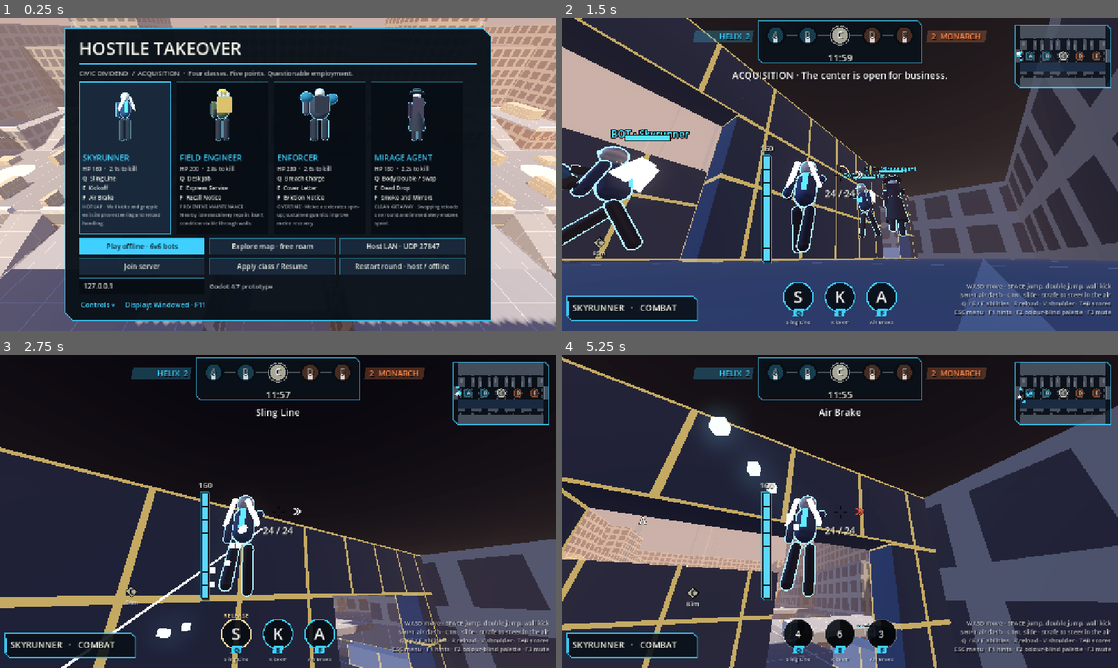
Above: before the commit, frames 1-4 (two rows, left to right).
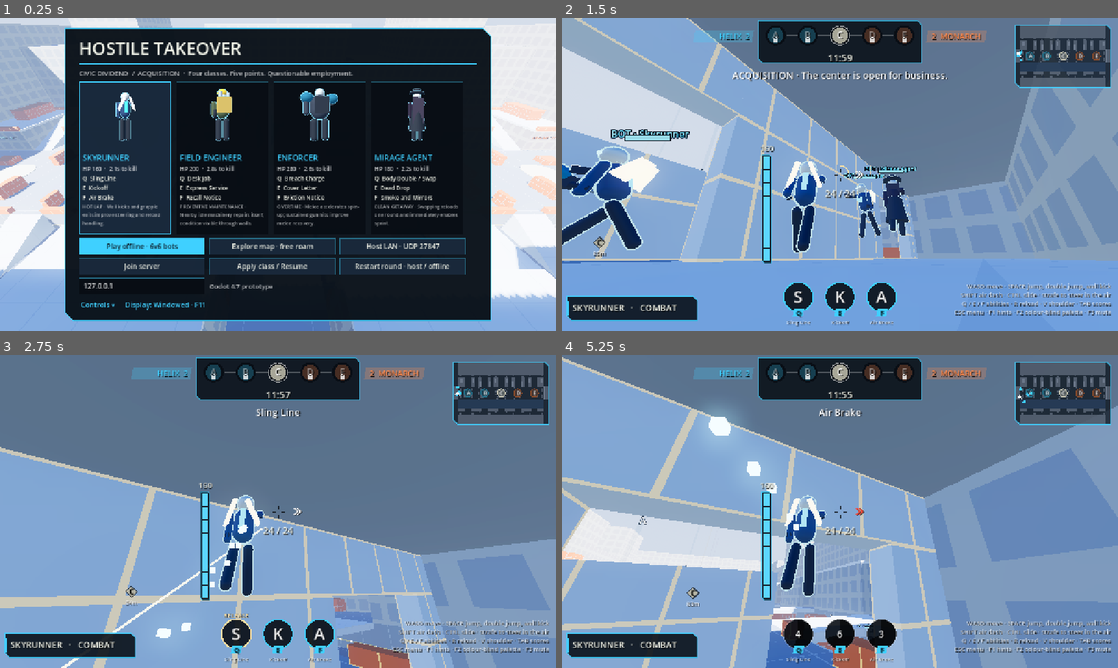
Above: after the commit, the same moments.

Repository: slimefromdq/hostile-takeover
Game: Godot game, scene res://scenes/main.tscn
Same seed, same stepped clock (60 frames per second), same inputs: the game is played once before the commit and once after it.
Inputs (mouse positions are in pixels of both pictures, inside the frame that each line leads up to):
- Up to frame 1 (0.25 s): no input
- Up to frame 2 (1.5 s): click "Play offline · 6v6 bots" at 0.5 s; tap Enter at 1.25 s; move the mouse to (867, 174) at 1.27 s; hold W (forward) from 1.28 s (still down); hold Right mouse button (alt) from 1.28 s (still down); click (867, 174) at 1.42 s
- Up to frame 3 (2.75 s): keep holding W (forward); tap Space (jump) at 1.52, 2.27 s; move the mouse to (250, 511) at 2.02 s; release Right mouse button (alt) at 2.03 s; tap Q (ability1) at 2.1 s; right-click (250, 511) at 2.3 s
- Up to frame 4 (5.25 s): keep holding W (forward); move the mouse to (851, 505) at 2.77 s; hold Right mouse button (alt) 2.78-3.53 s; tap E (ability2) at 2.85 s; move the mouse to (834, 517) at 3.52 s; tap F (ability3) at 3.6 s; click (834, 517) at 3.67 s; tap Space (jump) at 3.77, 4.52 s; right-click (834, 517) at 3.8 s; move the mouse to (878, 514) at 4.27 s; hold Right mouse button (alt) 4.28-5.03 s; move the mouse to (795, 508) at 5.02 s; tap Shift (dash) at 5.1 s

The runs differ from the first frame. In frame 1, 27% of the frame differs, in the area x 0-100%, y 0-100%; in frame 2, 87%; in frame 3, 89%; in frame 4, 89%.

Commit message:
Forward+ renderer, bright-day environment and white/orange palette
Switch to Forward+, add Visuals.PAL, rebuild the environment (blue sky, hard sun,
ACES, bloom, SSAO/SSIL when on Forward+) and recolour the map palette.

Co-Authored-By: Claude Sonnet 5.5 <noreply@anthropic.com>
Claude-Session: https://claude.ai/code/session_01WwMGMuDcACn8uP4tnVV4nx

Diff:
--- a/HostileTakeover/project.godot
+++ b/HostileTakeover/project.godot
@@ -12,7 +12,7 @@
 
 config/name="Hostile Takeover"
 run/main_scene="res://scenes/main.tscn"
-config/features=PackedStringArray("4.7", "GL Compatibility")
+config/features=PackedStringArray("4.7", "Forward Plus")
 
 [display]
 
@@ -25,5 +25,5 @@
 
 [rendering]
 
-renderer/rendering_method="gl_compatibility"
+renderer/rendering_method="forward_plus"
 environment/defaults/default_clear_color=Color(0.055, 0.075, 0.11, 1)
--- a/HostileTakeover/scripts/map_layout.gd
+++ b/HostileTakeover/scripts/map_layout.gd
@@ -16,17 +16,18 @@
 const DEPOT_LIMIT := 83.0
 const TEST_LANE := Vector3(-20, 0.05, 0)
 
-const ROAD := Color("5c656f")
-const PAVE := Color("78818a")
-const ROOF := Color("737b84")
-const TRENCH := Color("4f5963")
-const COOL := Color("3a5a78")
-const WARM := Color("7d4f48")
-const NEUTRAL := Color("5d6270")
-const COVER := Color("b3a27c")
-const TOWER_COOL := Color("2f4458")
-const TOWER_WARM := Color("5e3f3d")
-const RAIL := Color("c9d0d4")
+# Palette (see Visuals.PAL): clean white/grey masses, one hot accent. Helix/Monarch halves keep a faint cool/warm tint.
+const ROAD := Color("8a929a")
+const PAVE := Color("dfe3e6")
+const ROOF := Color("e8eaec")
+const TRENCH := Color("5f6b7a")
+const COOL := Color("d6e2ee")
+const WARM := Color("eed9d0")
+const NEUTRAL := Color("e4e6e8")
+const COVER := Color("ff6a2b")
+const TOWER_COOL := Color("dbe5ef")
+const TOWER_WARM := Color("efe0d8")
+const RAIL := Color("ff6a2b")
 
 static func points() -> Array[Vector3]:
 	var out: Array[Vector3] = []
--- a/HostileTakeover/scripts/visuals.gd
+++ b/HostileTakeover/scripts/visuals.gd
@@ -8,6 +8,18 @@
 const HELIX := Color("3fd0ff")
 const MONARCH := Color("ff8a4c")
 const NEUTRAL := Color("d8d6c0")
+# Art direction palette: bright day, white masses, one hot accent, cobalt secondary, yellow guidance.
+const PAL := {
+	"white": Color("eceef0"),
+	"grey": Color("b7bcc2"),
+	"dark": Color("3a4250"),
+	"accent": Color("ff6a2b"),
+	"cobalt": Color("2a5bd7"),
+	"guide": Color("ffc928"),
+	"sky_top": Color("2f63d8"),
+	"sky_horizon": Color("a9cdff"),
+}
+
 const ENEMY_OUTLINE := Color("ff3b3b")
 const ALLY_OUTLINE := Color("8fe3ff")
 
@@ -165,42 +177,56 @@
 static func outline_color_for(side: int, local_side: int) -> Color:
 	return ALLY_OUTLINE if side == local_side else ENEMY_OUTLINE
 
-# Dusk city: procedural sky, depth fog for distance readability, warm key with cool fill.
+# Bright day: saturated blue sky, hard sun, bloomed whites. Forward+ adds SSAO/SSIL for contact shading;
+# on Compatibility those effects are skipped and the look falls back to flat ambient.
 static func build_environment(root: Node3D) -> void:
 	var sky_material := ProceduralSkyMaterial.new()
-	sky_material.sky_top_color = Color("1d2b4d")
-	sky_material.sky_horizon_color = Color("d98a5f")
-	sky_material.ground_horizon_color = Color("8a6a6a")
-	sky_material.ground_bottom_color = Color("2a2f3d")
-	sky_material.sun_angle_max = 25.0
+	sky_material.sky_top_color = PAL.sky_top
+	sky_material.sky_horizon_color = PAL.sky_horizon
+	sky_material.ground_horizon_color = PAL.sky_horizon
+	sky_material.ground_bottom_color = Color("6f7f94")
+	sky_material.sun_angle_max = 18.0
 	var sky := Sky.new()
 	sky.sky_material = sky_material
 	var environment := Environment.new()
 	environment.background_mode = Environment.BG_SKY
 	environment.sky = sky
 	environment.ambient_light_source = Environment.AMBIENT_SOURCE_SKY
-	environment.ambient_light_energy = 0.55
-	environment.tonemap_mode = Environment.TONE_MAPPER_FILMIC
+	environment.ambient_light_energy = 0.9
+	environment.tonemap_mode = Environment.TONE_MAPPER_ACES
+	environment.tonemap_white = 6.0
 	environment.fog_enabled = true
-	environment.fog_light_color = Color("a98d85")
-	environment.fog_density = 0.004
+	environment.fog_light_color = Color("bcd4ff")
+	environment.fog_density = 0.0025
 	environment.glow_enabled = true
-	environment.glow_intensity = 0.6
-	environment.glow_bloom = 0.05
+	environment.glow_intensity = 0.8
+	environment.glow_bloom = 0.12
+	environment.glow_hdr_threshold = 1.0
+	var forward := RenderingServer.get_current_rendering_method() == "forward_plus"
+	if forward:
+		environment.ssao_enabled = true
+		environment.ssao_radius = 1.6
+		environment.ssao_intensity = 2.0
+		environment.ssil_enabled = true
+		environment.ssil_intensity = 0.8
 	var world_env := WorldEnvironment.new()
 	world_env.environment = environment
 	root.add_child(world_env)
 	var sun := DirectionalLight3D.new()
-	sun.rotation_degrees = Vector3(-60, -35, 0)
-	sun.light_color = Color("ffd8a8")
-	sun.light_energy = 1.0
+	sun.rotation_degrees = Vector3(-52, -40, 0)
+	sun.light_color = Color("fff3e0")
+	sun.light_energy = 1.7
 	sun.shadow_enabled = true
-	# One orthogonal cascade covers the arena view and keeps shadow-pass draw calls low.
-	sun.directional_shadow_mode = DirectionalLight3D.SHADOW_ORTHOGONAL
-	sun.directional_shadow_max_distance = 110.0
+	if forward:
+		sun.directional_shadow_mode = DirectionalLight3D.SHADOW_PARALLEL_2_SPLITS
+		sun.directional_shadow_max_distance = 140.0
+	else:
+		# One orthogonal cascade covers the arena view and keeps shadow-pass draw calls low.
+		sun.directional_shadow_mode = DirectionalLight3D.SHADOW_ORTHOGONAL
+		sun.directional_shadow_max_distance = 110.0
 	root.add_child(sun)
 	var fill := DirectionalLight3D.new()
 	fill.rotation_degrees = Vector3(-30, 145, 0)
-	fill.light_color = Color("8fb4ff")
-	fill.light_energy = 0.35
+	fill.light_color = Color("9cc0ff")
+	fill.light_energy = 0.3
 	root.add_child(fill)
Not shown, changed: HostileTakeover/CLAUDE.md
